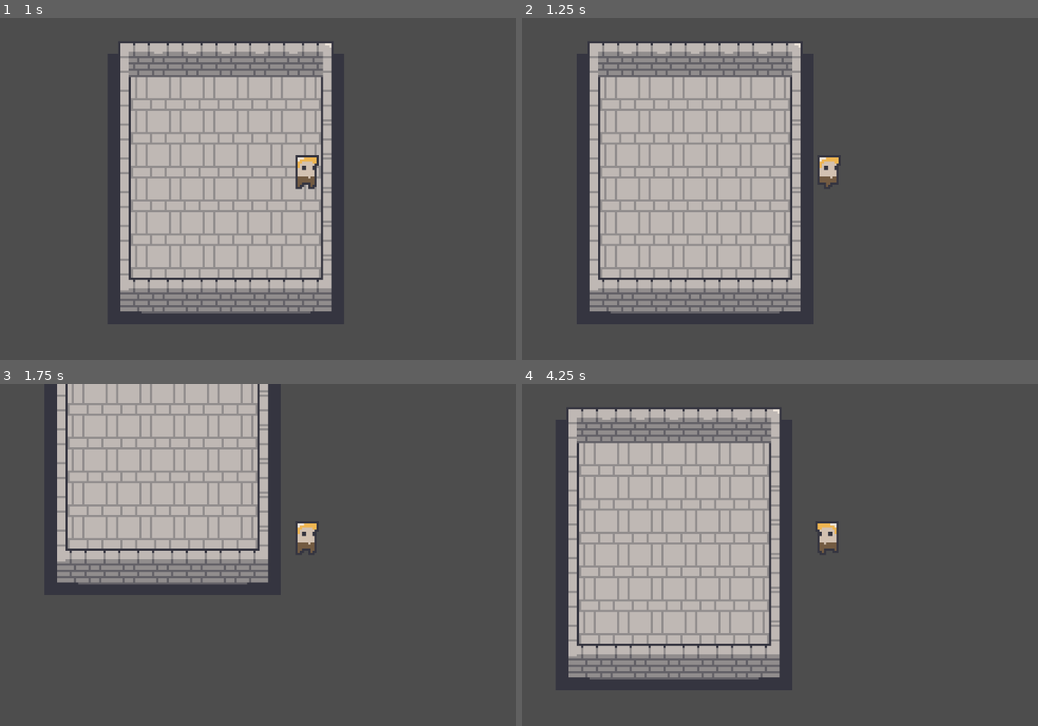
Above: before the commit, frames 1-4 (two rows, left to right).
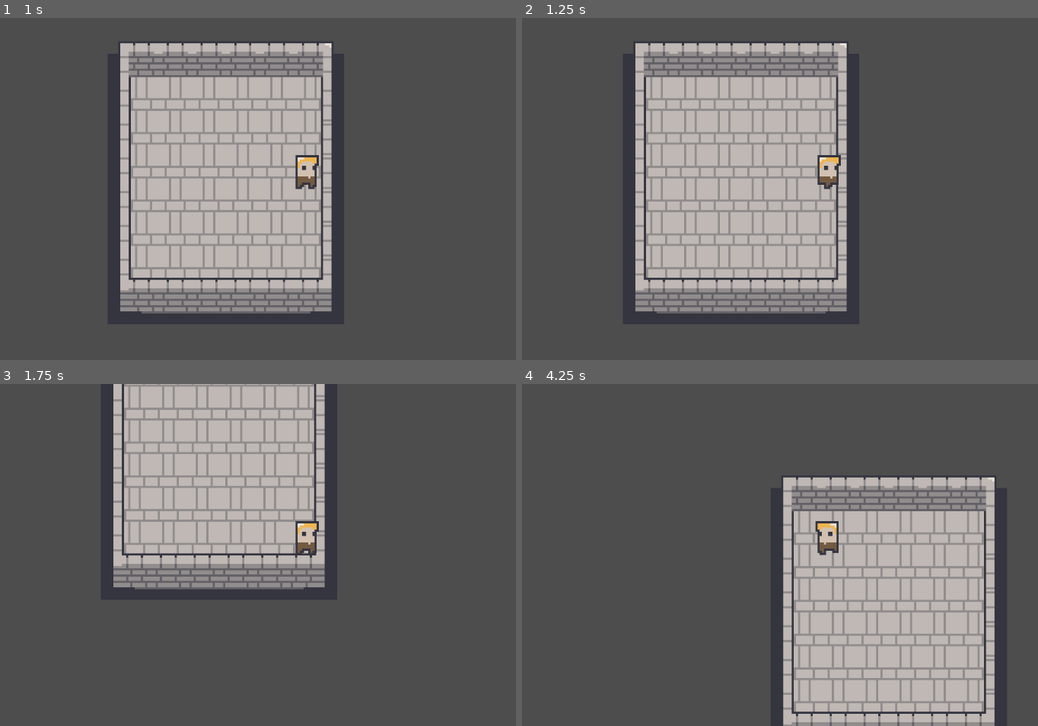
Above: after the commit, the same moments.

Repository: qmarsala/DeliciousDungeon
Game: Godot game, scene res://scenes/game.tscn
Two runs of this game, one before a commit and one after it. Both use one fixed random seed, a clock stepped at 60 frames per second and the inputs below.
Inputs:
- Up to frame 1 (1 s): hold D (move_east) from 0.53 s (still down)
- Up to frame 2 (1.25 s): keep holding D (move_east)
- Up to frame 3 (1.75 s): release D (move_east) at 1.28 s; hold S (move_south) from 1.28 s (still down)
- Up to frame 4 (4.25 s): release S (move_south) at 2.03 s; hold D (move_east) 2.03-2.78 s; hold W (move_north) 2.78-3.53 s; hold A (move_west) from 3.53 s (still down)

Frame 1 is identical in both runs. In frame 2, 19% of the frame differs, in the area x 13-63%, y 7-87%; in frame 3, 20%; in frame 4, 60%, in the area x 8-92%, y 7-100%.

Commit message:
paint physics on some walls to test

Diff:
--- a/src/scenes/game.tscn
+++ b/src/scenes/game.tscn
@@ -6,109 +6,213 @@
 [sub_resource type="TileSetAtlasSource" id="TileSetAtlasSource_yhi4f"]
 texture = ExtResource("2_5bv3p")
 1:1/0 = 0
+1:1/0/physics_layer_0/polygon_0/points = PackedVector2Array(-2.66667, 2.66667, 8, 2.66667, 8, 8, -2.66667, 8)
 2:1/0 = 0
+2:1/0/physics_layer_0/polygon_0/points = PackedVector2Array(-8, 2.66667, 8, 2.66667, 8, 8, -8, 8)
 3:1/0 = 0
+3:1/0/physics_layer_0/polygon_0/points = PackedVector2Array(-8, 2.66667, 8, 2.66667, 8, 8, -8, 8)
 4:1/0 = 0
+4:1/0/physics_layer_0/polygon_0/points = PackedVector2Array(-8, 2.66667, 2.66667, 2.66667, 2.66667, 8, -8, 8)
 5:1/0 = 0
+5:1/0/physics_layer_0/polygon_0/points = PackedVector2Array(2.66667, 8, 2.66667, 2.66667, -2.66667, 2.66667, -2.66667, 8)
 6:1/0 = 0
+6:1/0/physics_layer_0/polygon_0/points = PackedVector2Array(8, 8, 8, 2.66667, -2.66667, 2.66667, -2.66667, 8)
 7:1/0 = 0
+7:1/0/physics_layer_0/polygon_0/points = PackedVector2Array(-8, 8, -8, 2.66667, 2.66667, 2.66667, 2.66667, 8)
 9:1/0 = 0
+9:1/0/physics_layer_0/polygon_0/points = PackedVector2Array(8, -2.66667, 8, -8, -2.66667, -8, -2.66667, -2.66667)
 10:1/0 = 0
+10:1/0/physics_layer_0/polygon_0/points = PackedVector2Array(8, -2.66667, 8, -8, -8, -8, -8, -2.66667)
 11:1/0 = 0
+11:1/0/physics_layer_0/polygon_0/points = PackedVector2Array(8, -2.66667, 8, -8, -8, -8, -8, -2.66667)
 12:1/0 = 0
+12:1/0/physics_layer_0/polygon_0/points = PackedVector2Array(-8, -2.66667, -8, -8, 2.66667, -8, 2.66667, -2.66667)
 1:2/0 = 0
+1:2/0/physics_layer_0/polygon_0/points = PackedVector2Array(-2.66667, -8, -2.66667, 8, 2.66667, 8, 2.66667, -2.66667, 8, -2.66667, 8, -8)
 2:2/0 = 0
+2:2/0/physics_layer_0/polygon_0/points = PackedVector2Array(2.66667, -8, -8, -8, -8, -2.66667, 8, -2.66667, 8, -8)
 3:2/0 = 0
+3:2/0/physics_layer_0/polygon_0/points = PackedVector2Array(2.66667, -8, 8, -8, 8, -2.66667, 2.66667, -2.66667, 2.66667, 8, -2.66667, 8, -2.66667, -2.66667, -8, -2.66667, -8, -8)
 4:2/0 = 0
+4:2/0/physics_layer_0/polygon_0/points = PackedVector2Array(2.66667, -8, 2.66667, 8, -2.66667, 8, -2.66667, -2.66667, -8, -2.66667, -8, -8)
 5:2/0 = 0
+5:2/0/physics_layer_0/polygon_0/points = PackedVector2Array(-2.66667, -8, 2.66667, -8, 2.66667, 8, -2.66667, 8)
 6:2/0 = 0
+6:2/0/physics_layer_0/polygon_0/points = PackedVector2Array(8, -2.66667, 8, -8, -2.66667, -8, -2.66667, -2.66667)
 7:2/0 = 0
+7:2/0/physics_layer_0/polygon_0/points = PackedVector2Array(-8, -2.66667, -8, -8, 2.66667, -8, 2.66667, -2.66667)
 9:2/0 = 0
+9:2/0/physics_layer_0/polygon_0/points = PackedVector2Array(8, -2.66667, 8, -8, -2.66667, -8, -2.66667, -2.66667)
 10:2/0 = 0
+10:2/0/physics_layer_0/polygon_0/points = PackedVector2Array(8, -2.66667, 8, -8, -8, -8, -8, -2.66667)
 11:2/0 = 0
+11:2/0/physics_layer_0/polygon_0/points = PackedVector2Array(8, -2.66667, 8, -8, -8, -8, -8, -2.66667)
 12:2/0 = 0
+12:2/0/physics_layer_0/polygon_0/points = PackedVector2Array(-8, -2.66667, -8, -8, 2.66667, -8, 2.66667, -2.66667)
 1:3/0 = 0
+1:3/0/physics_layer_0/polygon_0/points = PackedVector2Array(-2.66667, -8, 2.66667, -8, 2.66667, 8, -2.66667, 8)
 4:3/0 = 0
+4:3/0/physics_layer_0/polygon_0/points = PackedVector2Array(-2.66667, 8, -2.66667, -8, 2.66667, -8, 2.66667, 8)
 5:3/0 = 0
+5:3/0/physics_layer_0/polygon_0/points = PackedVector2Array(-2.66667, -8, 2.66667, -8, 2.66667, 8, -2.66667, 8)
 6:3/0 = 0
+6:3/0/physics_layer_0/polygon_0/points = PackedVector2Array(8, 2.66667, 8, 8, -2.66667, 8, -2.66667, 2.66667)
 7:3/0 = 0
+7:3/0/physics_layer_0/polygon_0/points = PackedVector2Array(-8, 2.66667, -8, 8, 2.66667, 8, 2.66667, 2.66667)
 9:3/0 = 0
+9:3/0/physics_layer_0/polygon_0/points = PackedVector2Array(8, -2.66667, 8, -8, -2.66667, -8, -2.66667, -2.66667)
 10:3/0 = 0
+10:3/0/physics_layer_0/polygon_0/points = PackedVector2Array(8, -2.66667, 8, -8, -8, -8, -8, -2.66667)
 11:3/0 = 0
+11:3/0/physics_layer_0/polygon_0/points = PackedVector2Array(8, -2.66667, 8, -8, -8, -8, -8, -2.66667)
 12:3/0 = 0
+12:3/0/physics_layer_0/polygon_0/points = PackedVector2Array(2.66667, 8, 2.66667, -8, -8, -8, -8, 2.66667, -8, 8)
 1:4/0 = 0
+1:4/0/physics_layer_0/polygon_0/points = PackedVector2Array(-2.66667, 8, 8, 8, 8, 2.66667, 2.66667, 2.66667, 2.66667, -8, -2.66667, -8, -2.66667, 2.66667)
 2:4/0 = 0
+2:4/0/physics_layer_0/polygon_0/points = PackedVector2Array(2.66667, 8, -8, 8, -8, 2.66667, 8, 2.66667, 8, 8)
 3:4/0 = 0
+3:4/0/physics_layer_0/polygon_0/points = PackedVector2Array(2.66667, 8, -8, 8, -8, 2.66667, -2.66667, 2.66667, -2.66667, -8, 2.66667, -8, 2.66667, 2.66667, 8, 2.66667, 8, 8)
 4:4/0 = 0
+4:4/0/physics_layer_0/polygon_0/points = PackedVector2Array(2.66667, 8, -8, 8, -8, 2.66667, -2.66667, 2.66667, -2.66667, -8, 2.66667, -8, 2.66667, 2.66667)
 5:4/0 = 0
+5:4/0/physics_layer_0/polygon_0/points = PackedVector2Array(-2.66667, 2.66667, -2.66667, -8, 2.66667, -8, 2.66667, 2.66667)
 6:4/0 = 0
+6:4/0/physics_layer_0/polygon_0/points = PackedVector2Array(8, -2.66667, 8, -8, -2.66667, -8, -2.66667, -2.66667)
 7:4/0 = 0
+7:4/0/physics_layer_0/polygon_0/points = PackedVector2Array(-8, -2.66667, -8, -8, 2.66667, -8, 2.66667, -2.66667)
 9:4/0 = 0
+9:4/0/physics_layer_0/polygon_0/points = PackedVector2Array(8, -2.66667, 8, -8, -2.66667, -8, -2.66667, -2.66667)
 10:4/0 = 0
+10:4/0/physics_layer_0/polygon_0/points = PackedVector2Array(8, -2.66667, 8, -8, -8, -8, -8, -2.66667)
 11:4/0 = 0
+11:4/0/physics_layer_0/polygon_0/points = PackedVector2Array(8, -2.66667, 8, -8, -8, -8, -8, -2.66667)
 12:4/0 = 0
+12:4/0/physics_layer_0/polygon_0/points = PackedVector2Array(2.66667, 8, 2.66667, -8, -8, -8, -8, 2.66667, -8, 8)
 1:5/0 = 0
+1:5/0/physics_layer_0/polygon_0/points = PackedVector2Array(-2.66667, -8, 8, -8, 8, -2.66667, 2.66667, -2.66667, 2.66667, 8, -2.66667, 8, -2.66667, -2.66667)
 2:5/0 = 0
+2:5/0/physics_layer_0/polygon_0/points = PackedVector2Array(-8, -8, 8, -8, 8, -2.66667, -8, -2.66667)
 3:5/0 = 0
+3:5/0/physics_layer_0/polygon_0/points = PackedVector2Array(-8, -8, 8, -8, 8, -2.66667, 2.66667, -2.66667, 2.66667, 8, -2.66667, 8, -2.66667, -2.66667, -8, -2.66667)
 4:5/0 = 0
+4:5/0/physics_layer_0/polygon_0/points = PackedVector2Array(-8, -8, -8, -2.66667, -2.66667, -2.66667, -2.66667, 8, 2.66667, 8, 2.66667, -8)
 5:5/0 = 0
+5:5/0/physics_layer_0/polygon_0/points = PackedVector2Array(-2.66667, -8, 2.66667, -8, 2.66667, 8, -2.66667, 8)
 6:5/0 = 0
+6:5/0/physics_layer_0/polygon_0/points = PackedVector2Array(8, -2.66667, 8, -8, -8, -8, -8, -2.66667)
 7:5/0 = 0
+7:5/0/physics_layer_0/polygon_0/points = PackedVector2Array(8, -2.66667, 8, -8, -8, -8, -8, -2.66667)
 9:5/0 = 0
+9:5/0/physics_layer_0/polygon_0/points = PackedVector2Array(8, 8, 8, -8, -2.66667, -8, -2.66667, 2.66667, -8, 2.66667, -8, 8)
 10:5/0 = 0
+10:5/0/physics_layer_0/polygon_0/points = PackedVector2Array(8, 8, 8, -8, -2.66667, -8, -2.66667, 2.66667, -8, 2.66667, -8, 8)
 11:5/0 = 0
+11:5/0/physics_layer_0/polygon_0/points = PackedVector2Array(2.66667, 8, 2.66667, -8, -8, -8, -8, 2.66667, -8, 8)
 12:5/0 = 0
+12:5/0/physics_layer_0/polygon_0/points = PackedVector2Array(2.66667, 8, 2.66667, -8, -8, -8, -8, 2.66667, -8, 8)
 1:6/0 = 0
+1:6/0/physics_layer_0/polygon_0/points = PackedVector2Array(-2.66667, -8, 2.66667, -8, 2.66667, 2.66667, 8, 2.66667, 8, 8, -2.66667, 8)
 3:6/0 = 0
+3:6/0/physics_layer_0/polygon_0/points = PackedVector2Array(2.66667, 8, -8, 8, -8, 2.66667, -2.66667, 2.66667, -2.66667, -8, 2.66667, -8, 2.66667, 2.66667, 8, 2.66667, 8, 8)
 4:6/0 = 0
+4:6/0/physics_layer_0/polygon_0/points = PackedVector2Array(-8, 8, -8, 2.66667, -2.66667, 2.66667, -2.66667, -8, 2.66667, -8, 2.66667, 8)
 5:6/0 = 0
+5:6/0/physics_layer_0/polygon_0/points = PackedVector2Array(-2.66667, -8, 2.66667, -8, 2.66667, 8, -2.66667, 8)
 6:6/0 = 0
+6:6/0/physics_layer_0/polygon_0/points = PackedVector2Array(-8, 2.66667, -8, 8, 8, 8, 8, 2.66667)
 7:6/0 = 0
+7:6/0/physics_layer_0/polygon_0/points = PackedVector2Array(-8, 2.66667, -8, 8, 8, 8, 8, 2.66667)
 1:7/0 = 0
+1:7/0/physics_layer_0/polygon_0/points = PackedVector2Array(-2.66667, -8, -2.66667, -2.66667, 8, -2.66667, 8, -8)
 2:7/0 = 0
+2:7/0/physics_layer_0/polygon_0/points = PackedVector2Array(8, -8, 8, -2.66667, -8, -2.66667, -8, -8)
 3:7/0 = 0
+3:7/0/physics_layer_0/polygon_0/points = PackedVector2Array(2.66667, -8, -8, -8, -8, -2.66667, 8, -2.66667, 8, -8)
 4:7/0 = 0
+4:7/0/physics_layer_0/polygon_0/points = PackedVector2Array(2.66667, -8, 2.66667, -2.66667, -8, -2.66667, -8, -8)
 9:7/0 = 0
+9:7/0/physics_layer_0/polygon_0/points = PackedVector2Array(-8, -8, 8, -8, 8, 8, -8, 8)
 10:7/0 = 0
+10:7/0/physics_layer_0/polygon_0/points = PackedVector2Array(-8, -8, 8, -8, 8, 8, -8, 8)
 11:7/0 = 0
+11:7/0/physics_layer_0/polygon_0/points = PackedVector2Array(-8, -8, 8, -8, 8, 8, -8, 8)
 12:7/0 = 0
+12:7/0/physics_layer_0/polygon_0/points = PackedVector2Array(-8, -8, 8, -8, 8, 8, -8, 8)
 1:8/0 = 0
+1:8/0/physics_layer_0/polygon_0/points = PackedVector2Array(-8, 2.66667, -8, 8, 8, 8, 8, 2.66667)
 2:8/0 = 0
+2:8/0/physics_layer_0/polygon_0/points = PackedVector2Array(-8, 2.66667, -8, 8, 8, 8, 8, 2.66667)
 3:8/0 = 0
+3:8/0/physics_layer_0/polygon_0/points = PackedVector2Array(-8, 2.66667, -8, 8, 8, 8, 8, 2.66667)
 4:8/0 = 0
+4:8/0/physics_layer_0/polygon_0/points = PackedVector2Array(-8, 2.66667, -8, 8, 8, 8, 8, 2.66667)
 5:8/0 = 0
+5:8/0/physics_layer_0/polygon_0/points = PackedVector2Array(-8, 2.66667, -8, 8, 8, 8, 8, 2.66667)
 6:8/0 = 0
+6:8/0/physics_layer_0/polygon_0/points = PackedVector2Array(-8, 2.66667, -8, 8, 8, 8, 8, 2.66667)
 9:8/0 = 0
+9:8/0/physics_layer_0/polygon_0/points = PackedVector2Array(-8, -8, 8, -8, 8, 8, -8, 8)
 10:8/0 = 0
+10:8/0/physics_layer_0/polygon_0/points = PackedVector2Array(-8, -8, 8, -8, 8, 8, -8, 8)
 11:8/0 = 0
+11:8/0/physics_layer_0/polygon_0/points = PackedVector2Array(-8, -8, 8, -8, 8, 8, -8, 8)
 12:8/0 = 0
+12:8/0/physics_layer_0/polygon_0/points = PackedVector2Array(-8, -8, 8, -8, 8, 8, -8, 8)
 1:9/0 = 0
+1:9/0/physics_layer_0/polygon_0/points = PackedVector2Array(8, -2.66667, 8, -8, -8, -8, -8, -2.66667)
 2:9/0 = 0
+2:9/0/physics_layer_0/polygon_0/points = PackedVector2Array(8, -2.66667, 8, -8, -8, -8, -8, -2.66667)
 3:9/0 = 0
+3:9/0/physics_layer_0/polygon_0/points = PackedVector2Array(8, -2.66667, 8, -8, -8, -8, -8, -2.66667)
 4:9/0 = 0
+4:9/0/physics_layer_0/polygon_0/points = PackedVector2Array(8, -2.66667, 8, -8, -8, -8, -8, -2.66667)
 5:9/0 = 0
+5:9/0/physics_layer_0/polygon_0/points = PackedVector2Array(8, -2.66667, 8, -8, -8, -8, -8, -2.66667)
 6:9/0 = 0
+6:9/0/physics_layer_0/polygon_0/points = PackedVector2Array(8, -2.66667, 8, -8, -8, -8, -8, -2.66667)
 9:9/0 = 0
+9:9/0/physics_layer_0/polygon_0/points = PackedVector2Array(-8, -8, 8, -8, 8, 8, -8, 8)
 10:9/0 = 0
+10:9/0/physics_layer_0/polygon_0/points = PackedVector2Array(-8, -8, 8, -8, 8, 8, -8, 8)
 11:9/0 = 0
+11:9/0/physics_layer_0/polygon_0/points = PackedVector2Array(-8, -8, 8, -8, 8, 8, -8, 8)
 12:9/0 = 0
+12:9/0/physics_layer_0/polygon_0/points = PackedVector2Array(-8, -8, 8, -8, 8, 8, -8, 8)
 1:10/0 = 0
+1:10/0/physics_layer_0/polygon_0/points = PackedVector2Array(8, -2.66667, 8, -8, -8, -8, -8, -2.66667)
 2:10/0 = 0
+2:10/0/physics_layer_0/polygon_0/points = PackedVector2Array(8, -2.66667, 8, -8, -8, -8, -8, -2.66667)
 9:10/0 = 0
+9:10/0/physics_layer_0/polygon_0/points = PackedVector2Array(-8, -8, 8, -8, 8, 8, -8, 8)
 10:10/0 = 0
+10:10/0/physics_layer_0/polygon_0/points = PackedVector2Array(-8, -8, 8, -8, 8, 8, -8, 8)
 11:10/0 = 0
+11:10/0/physics_layer_0/polygon_0/points = PackedVector2Array(-8, -8, 8, -8, 8, 8, -8, 8)
 12:10/0 = 0
+12:10/0/physics_layer_0/polygon_0/points = PackedVector2Array(-8, -8, 8, -8, 8, 8, -8, 8)
 9:11/0 = 0
+9:11/0/physics_layer_0/polygon_0/points = PackedVector2Array(-8, -8, 8, -8, 8, 8, -8, 8)
 10:11/0 = 0
+10:11/0/physics_layer_0/polygon_0/points = PackedVector2Array(-8, -8, 8, -8, 8, 8, -8, 8)
 11:11/0 = 0
+11:11/0/physics_layer_0/polygon_0/points = PackedVector2Array(-8, -8, 8, -8, 8, 8, -8, 8)
 12:11/0 = 0
+12:11/0/physics_layer_0/polygon_0/points = PackedVector2Array(-8, -8, 8, -8, 8, 8, -8, 8)
 1:12/0 = 0
+1:12/0/physics_layer_0/polygon_0/points = PackedVector2Array(8, -2.66667, 8, -8, -8, -8, -8, -2.66667)
 2:12/0 = 0
+2:12/0/physics_layer_0/polygon_0/points = PackedVector2Array(8, -2.66667, 8, -8, -8, -8, -8, -2.66667)
 3:12/0 = 0
+3:12/0/physics_layer_0/polygon_0/points = PackedVector2Array(8, -2.66667, 8, -8, -8, -8, -8, -2.66667)
 9:12/0 = 0
+9:12/0/physics_layer_0/polygon_0/points = PackedVector2Array(-8, -8, 8, -8, 8, 8, -8, 8)
 10:12/0 = 0
+10:12/0/physics_layer_0/polygon_0/points = PackedVector2Array(-8, -8, 8, -8, 8, 8, -8, 8)
 11:12/0 = 0
+11:12/0/physics_layer_0/polygon_0/points = PackedVector2Array(-8, -8, 8, -8, 8, 8, -8, 8)
 12:12/0 = 0
+12:12/0/physics_layer_0/polygon_0/points = PackedVector2Array(-8, -8, 8, -8, 8, 8, -8, 8)
 1:14/0 = 0
 2:14/0 = 0
 3:14/0 = 0
@@ -125,7 +229,6 @@
 2:15/0 = 0
 3:15/0 = 0
 4:15/0 = 0
-6:15/0 = 0
 7:15/0 = 0
 8:15/0 = 0
 9:15/0 = 0
@@ -137,7 +240,6 @@
 3:16/0 = 0
 4:16/0 = 0
 5:16/0 = 0
-6:16/0 = 0
 9:16/0 = 0
 10:16/0 = 0
 11:16/0 = 0
@@ -166,8 +268,11 @@
 10:18/0 = 0
 11:18/0 = 0
 12:18/0 = 0
+6:15/0 = 0
+6:16/0 = 0
 
 [sub_resource type="TileSet" id="TileSet_qwwhl"]
+physics_layer_0/collision_layer = 1
 sources/0 = SubResource("TileSetAtlasSource_yhi4f")
 
 [node name="Game" type="Node2D"]
